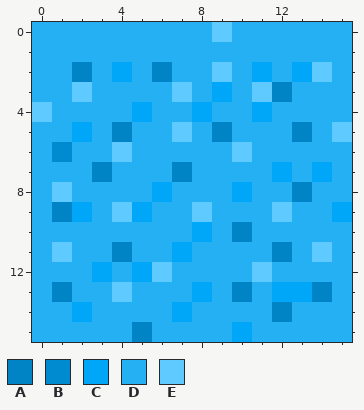
Edited in one commit: pixel-art sprite (tiles/Ice.png). The picture above was drawn from the file before the commit.
The file is 16x16 pixels.
Palette (. is transparent): A #0084c5  B #008bd0  C #00a7f9  D #26b0f4  E #5ecaff
Now the later version:
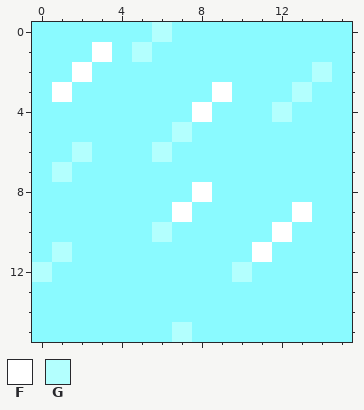
Colours new in this view: F #ffffff  G #b3fffe
From old to new:
colour D: #26b0f4 -> #8afaff
y 0: x 6 D -> G; x 9 E -> D
y 1: x 3 D -> F; x 5 D -> G
y 2: x 2 A -> F; x 4 C -> D; x 6 A -> D; x 9 E -> D; x 11 C -> D; x 13..14 CE -> DG
y 3: x 1..2 DE -> FD; x 7 E -> D; x 9 C -> F; x 11..13 EAD -> DDG
y 4: x 0 E -> D; x 5 C -> D; x 8 C -> F; x 11..12 CD -> DG
y 5: x 2 C -> D; x 4 A -> D; x 7 E -> G; x 9 A -> D; x 13 A -> D; x 15 E -> D
y 6: x 1..2 BD -> DG; x 4 E -> D; x 6 D -> G; x 10 E -> D
y 7: x 1 D -> G; x 3 A -> D; x 7 A -> D; x 12 C -> D; x 14 C -> D
y 8: x 1 E -> D; x 6 C -> D; x 8 D -> F; x 10 C -> D; x 13 A -> D
y 9: x 1..2 AC -> DD; x 4..5 EC -> DD; x 7..8 DE -> FD; x 12..13 ED -> DF; x 15 C -> D
y 10: x 6 D -> G; x 8 C -> D; x 10 A -> D; x 12 D -> F
y 11: x 1 E -> G; x 4 A -> D; x 7 C -> D; x 11..12 DA -> FD; x 14 E -> D
y 12: x 0 D -> G; x 3 C -> D; x 5..6 CE -> DD; x 10..11 DE -> GD
y 13: x 1 A -> D; x 4 E -> D; x 8 C -> D; x 10 A -> D; x 12..14 CCA -> DDD
y 14: x 2 C -> D; x 7 C -> D; x 12 A -> D
y 15: x 5 A -> D; x 7 D -> G; x 10 C -> D
Pixel boxes of the changes (left, top, right, bottom) in both pictures:
changed: (32, 22, 352, 342)
